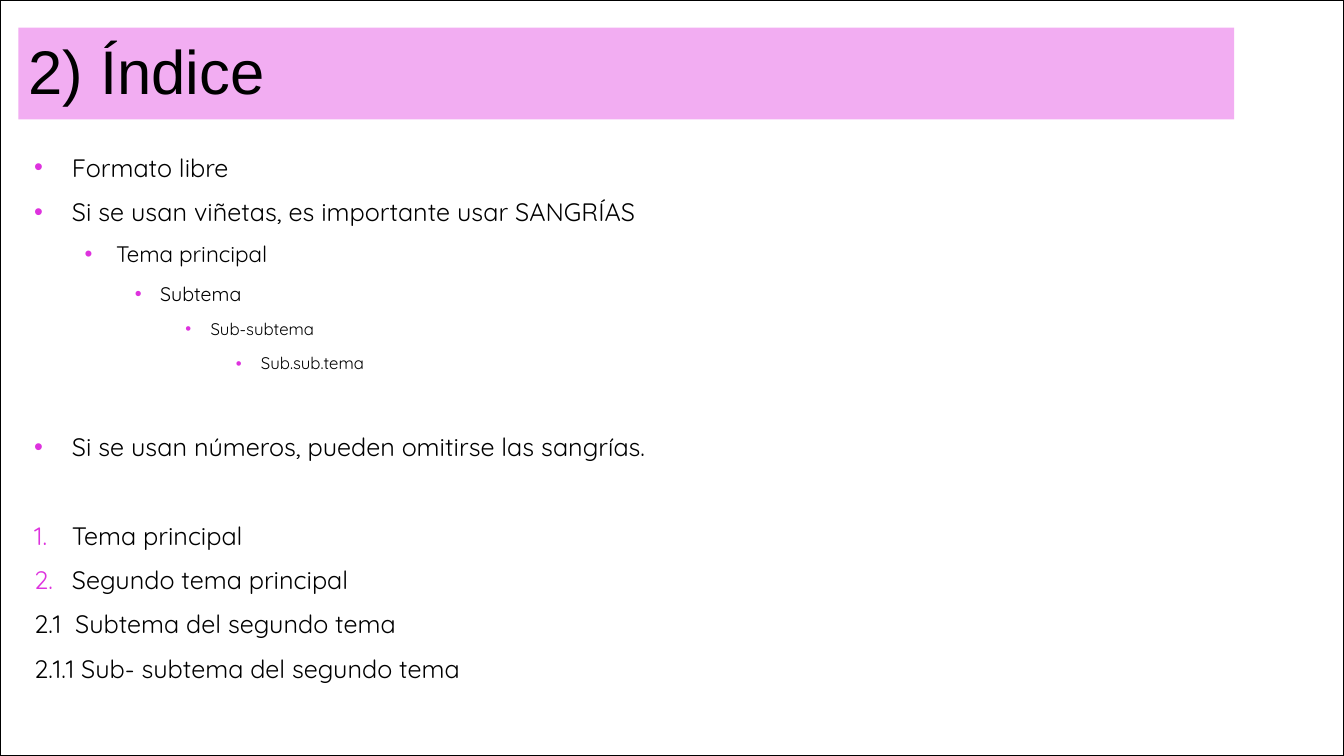
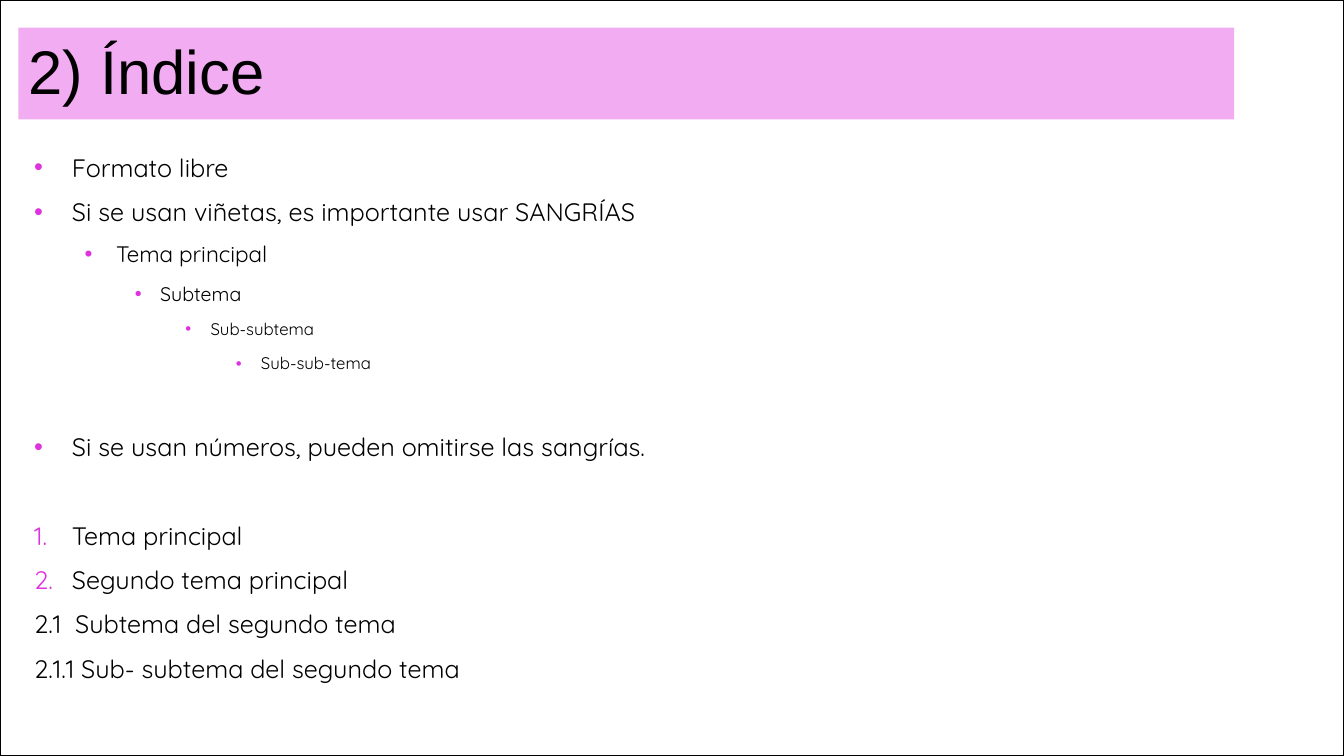
Before and after one commit to Adrifelcha/afchavez-019, a slide deck: slide 13 of JeanPiaget/Presentaciones/UltimaClase.pptx. Drawn at 1344x756 pixels with LibreOffice and Linux fonts; fonts in the diff are those of the drawing. Boxes give left, top, right and bottom in pixels: in the first picture for what was removed or moved away, otherwise in the second. Text is boxed around its words. In the diff, an @@ line names an element or a change of style, - is before the commit and + after.

```diff
--- a/JeanPiaget/Presentaciones/UltimaClase.pptx
+++ b/JeanPiaget/Presentaciones/UltimaClase.pptx
@@ text at bbox=[261, 356, 371, 369]: text changed @@
-        • Sub.sub.tema
+        • Sub-sub-tema
```
Also in this commit, not shown: 8 other slides changed, 36 other files.
